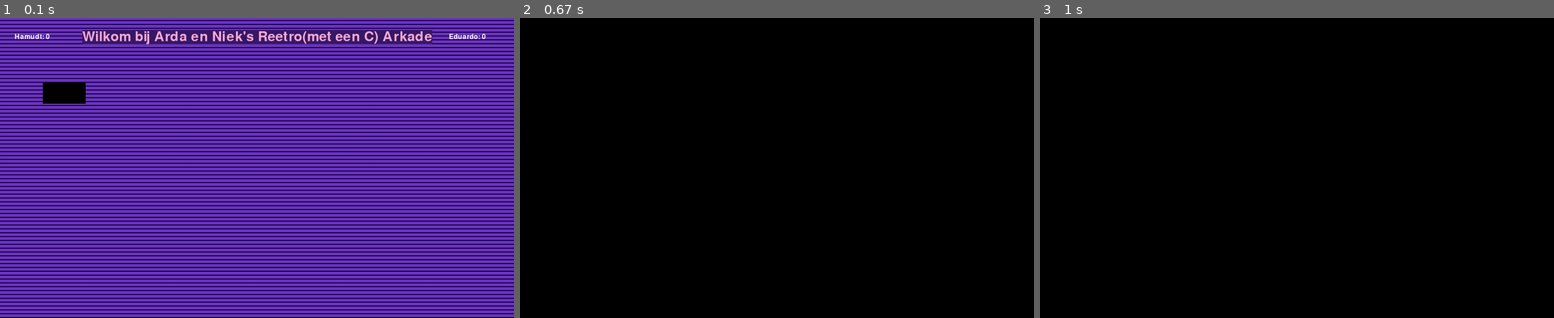
Above: before the commit, frames 1-3 (left to right).
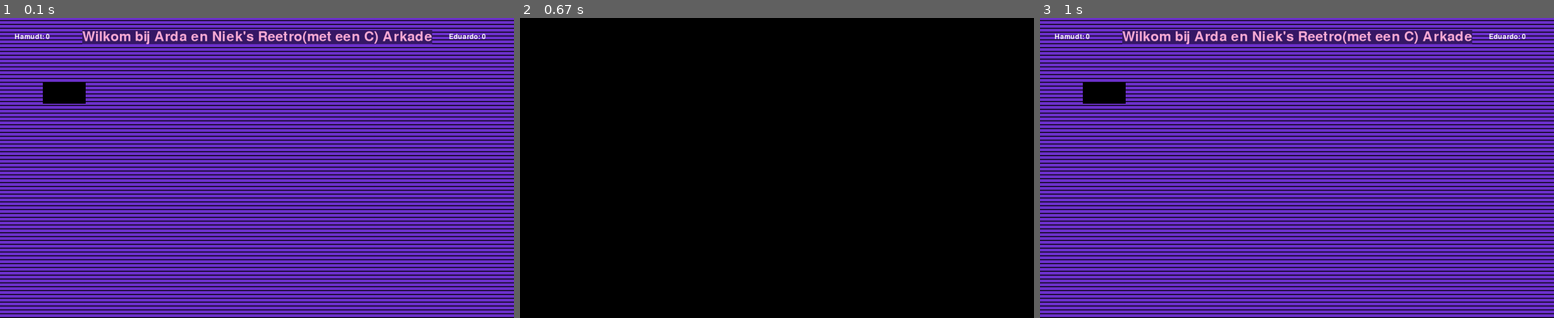
Above: after the commit, the same moments.

Repository: ardaboyroo/InformaticaPyGame
Game: pygame game, started from main.py
The game is run twice, just before and just after one commit, with the same random seed, the same clock (stepped at 60 frames per second) and the same inputs.
Inputs (mouse positions are in pixels of both pictures, inside the frame that each line leads up to):
- Up to frame 1 (0.1 s): no input
- Up to frame 2 (0.67 s): press the mouse at (581, 93) at 0.37 s; move the mouse to (602, 165) at 0.47 s; release the mouse at (617, 237) at 0.6 s
- Up to frame 3 (1 s): hold Esc from 0.67 s (still down); move the mouse to (1374, 63) at 0.7 s

Frames 1-2 are identical in both runs. In frame 3, 89% of the frame differs, in the area x 0-100%, y 0-100%.

Commit message:
Update main.py

Diff:
--- a/main.py
+++ b/main.py
@@ -4,9 +4,8 @@
 
 pygame.init()
 pygame.mixer.init()
-sound = pygame.mixer.Sound("roblox-death-sound_1.mp3")
+oofSound = pygame.mixer.Sound("roblox-death-sound_1.mp3")
 hitSound = pygame.mixer.Sound("hitmarker_2.mp3")
-clock = pygame.time.Clock()
 
 ScreenWidth = 1200  # De breedte van het scherm in pixels
 ScreenHeight = 700  # De hoogte van het scherm in pixels
@@ -30,6 +29,7 @@
 
 # De volgende Variables zijn de Main Data
 Menu = True
+
 BigFont = pygame.font.Font("freesansbold.ttf", 32)
 MediumFont = pygame.font.Font("freesansbold.ttf", 24)
 SmallFont = pygame.font.Font("freesansbold.ttf", 16)
@@ -43,17 +43,36 @@
 
 Deb = False
 Debounce = 0
+
 while IsRunning:
     pygame.time.delay(33)  # Framerate in 1/milliseconden
+    Key = pygame.key.get_pressed()
+
     for event in pygame.event.get():
         if event.type == pygame.QUIT:
             IsRunning = False
-    print(Deb,Debounce)
-    if Deb == True:
+
+    if Deb:     # Debounce
         Debounce += 1
-    ScorePoneTxt = SmallFont.render("Hamudt: "+str(ScorePone),True,White)
-    ScorePtwoTxt = SmallFont.render("Eduardo: "+str(ScorePtwo),True,White)
-    win.fill(Black)
+
+    ScorePoneTxt = SmallFont.render("Hamudt: "+str(ScorePone),True,White)   # Update de score van Hamudt
+    ScorePtwoTxt = SmallFont.render("Eduardo: "+str(ScorePtwo),True,White)  # Update de score van Eduardo
+
+    win.fill(Black)     # Als er niks actief is is de achtergrond zwart
+
+    if Key[pygame.K_ESCAPE]:
+        Menu = True
+        Game1 = False
+    if Key[pygame.K_r]:
+        if Menu:
+            if not Deb:
+                ScorePone = 0
+                ScorePtwo = 0
+                Deb = True
+            elif Deb and Debounce >= 60:
+                Debounce = 0
+                Deb = False
+
     if Menu:
         win.fill(MainPurple)
         for x in range(1, 85):  # Deze for-loop zorgt voor een "Retro Scan Lines" effect
@@ -63,24 +82,25 @@
         win.blit(ScorePtwoTxt, ScorePtwoTxt.get_rect(center=(ScreenWidth/1.1 , ScreenHeight / 16)))
         win.blit(TitleTxt, TitleTxt.get_rect(center=(ScreenWidth / 2, ScreenHeight / 16)))
 
-        lol = pygame.draw.rect(win, Black, (100,150,100,50))
+        Game1Icon = pygame.draw.rect(win, Black, (100,150,100,50))
 
         if pygame.mouse.get_pressed()[0]:
             MouseX = pygame.mouse.get_pos()[0]
             MouseY = pygame.mouse.get_pos()[1]
 
-            if Deb == False:
+            if not Deb:
                 hitSound.play()
                 Deb = True
-            elif Deb and Debounce >= 33:
+            elif Deb and Debounce >= 4:
                 Debounce = 0
                 Deb = False
 
-            if MouseX >= 100 and MouseX <= 200 and MouseY >= 150 and MouseY <= 200:
+            if 100 <= MouseX <= 200 and 150 <= MouseY <= 200:
                 Menu = False
                 Game1 = True
-            print(MouseX,MouseY)
 
+    if Game1:
+        print()
 
     pygame.display.update()
 pygame.quit()
